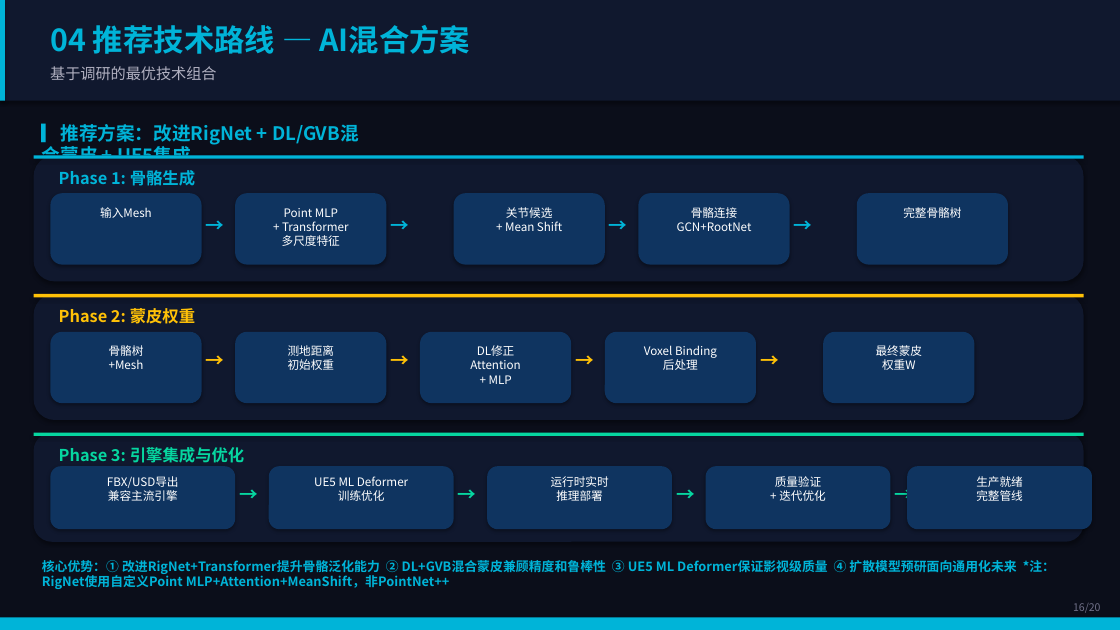
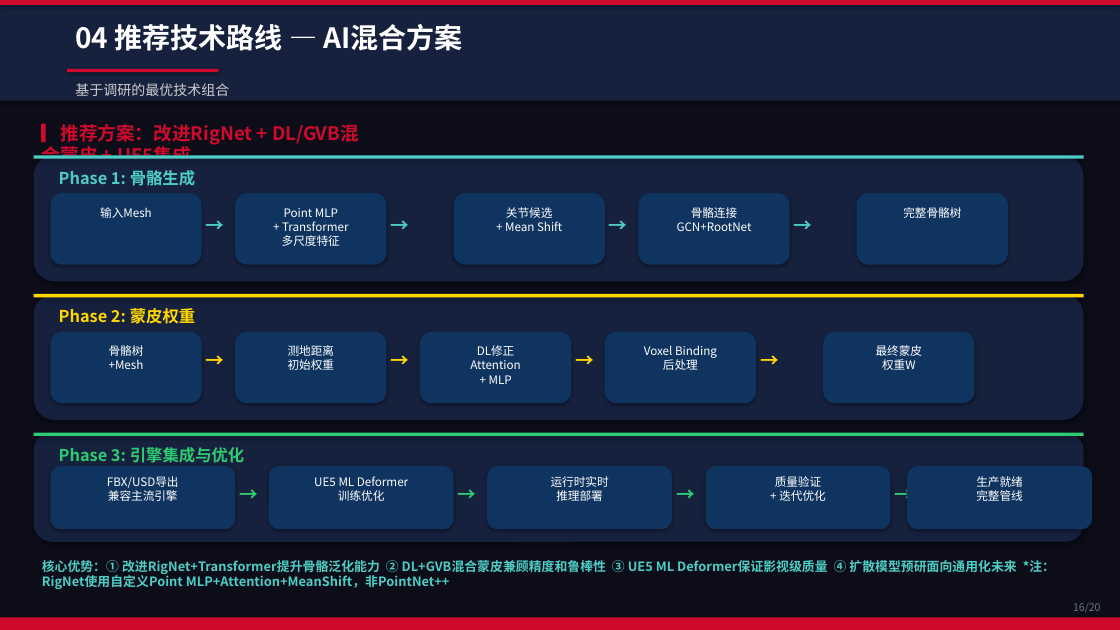
Before and after one commit to xhyha/insight, a slide deck: slide 16 of Auto-Rigging-Insight-Report.pptx. Drawn at 1120x630 pixels with LibreOffice and Linux fonts; fonts in the diff are those of the drawing. Boxes give left, top, right and bottom in pixels: in the first picture for what was removed or moved away, otherwise in the second. Text is boxed around its words. In the diff, an @@ line names an element or a change of style, - is before the commit and + after.

Commit message:
Update Auto-Rigging Report - Huawei visual style (v3)

```diff
--- a/Auto-Rigging-Insight-Report.pptx
+++ b/Auto-Rigging-Insight-Report.pptx
@@ background #0B0E1A to #0D0D1A @@
@@ rectangle removed at bbox=[0, 0, 5, 101] @@
@@ rectangle added at bbox=[0, 0, 1120, 5], fill #CF0A2C @@
@@ text "04 推荐技术路线 — AI混合方案": place and size @@
-text "04 推荐技术路线 — AI混合方案" at bbox=[50, 25, 470, 54]
+text "04 推荐技术路线 — AI混合方案" at bbox=[75, 24, 463, 51]
@@ text "04 推荐技术路线 — AI混合方案" at bbox=[75, 24, 463, 51]: size 26 to 24 pt, text colour #00B4D8 to #FFFFFF @@
@@ text "基于调研的最优技术组合": place and size @@
-text "基于调研的最优技术组合" at bbox=[50, 66, 216, 80]
+text "基于调研的最优技术组合" at bbox=[75, 83, 229, 96]
@@ text "基于调研的最优技术组合" at bbox=[75, 83, 229, 96]: size 13 to 12 pt, text colour #B0B0C0 to #CCCCCC @@
@@ rectangle added at bbox=[67, 69, 218, 72], fill #CF0A2C @@
@@ text "▎推荐方案：改进RigNet + DL/GVB混合蒙皮 + UE5集成" at bbox=[42, 123, 359, 159]: text colour #00B4D8 to #CF0A2C @@
@@ rectangle at bbox=[34, 155, 1084, 159]: fill #00B4D8 to #4ECDC4 @@
@@ text colour #00B4D8 to #4ECDC4 in 6 elements at bbox=[59, 170, 195, 186], bbox=[42, 560, 1055, 589], bbox=[197, 210, 223, 235], bbox=[382, 210, 408, 235], bbox=[601, 210, 626, 235], bbox=[786, 210, 811, 235] @@
@@ rectangle at bbox=[34, 294, 1084, 297]: fill #FFC107 to #FFD700 @@
@@ text colour #FFC107 to #FFD700 in 5 elements at bbox=[59, 308, 195, 324], bbox=[197, 344, 223, 370], bbox=[382, 344, 408, 370], bbox=[567, 344, 592, 370], bbox=[752, 344, 777, 370] @@
@@ fill #10182E to #16213E in 4 elements at bbox=[0, 0, 1120, 101], bbox=[34, 155, 1084, 281], bbox=[34, 294, 1084, 420], bbox=[34, 433, 1084, 542] @@
@@ rectangle at bbox=[34, 433, 1084, 436]: fill #06D6A0 to #2ECC71 @@
@@ text colour #06D6A0 to #2ECC71 in 5 elements at bbox=[59, 447, 245, 463], bbox=[231, 479, 256, 504], bbox=[450, 479, 475, 504], bbox=[668, 479, 693, 504], bbox=[886, 479, 912, 504] @@
@@ rectangle at bbox=[0, 618, 1120, 630]: fill #00B4D8 to #CF0A2C @@
```
Also in this commit, not shown: 19 other slides changed.
